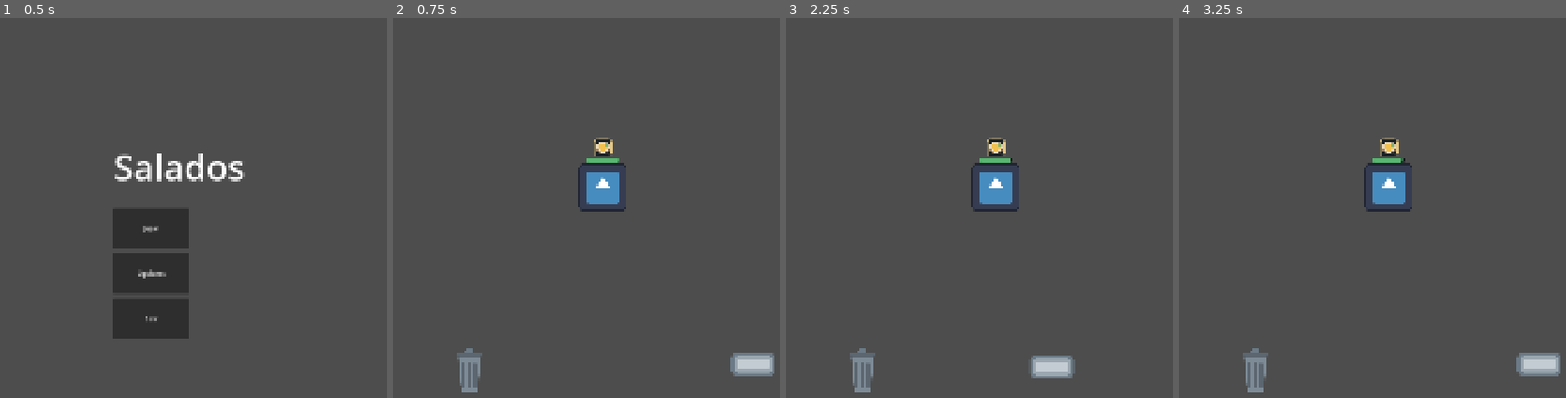
Above: before the commit, frames 1-4 (left to right).
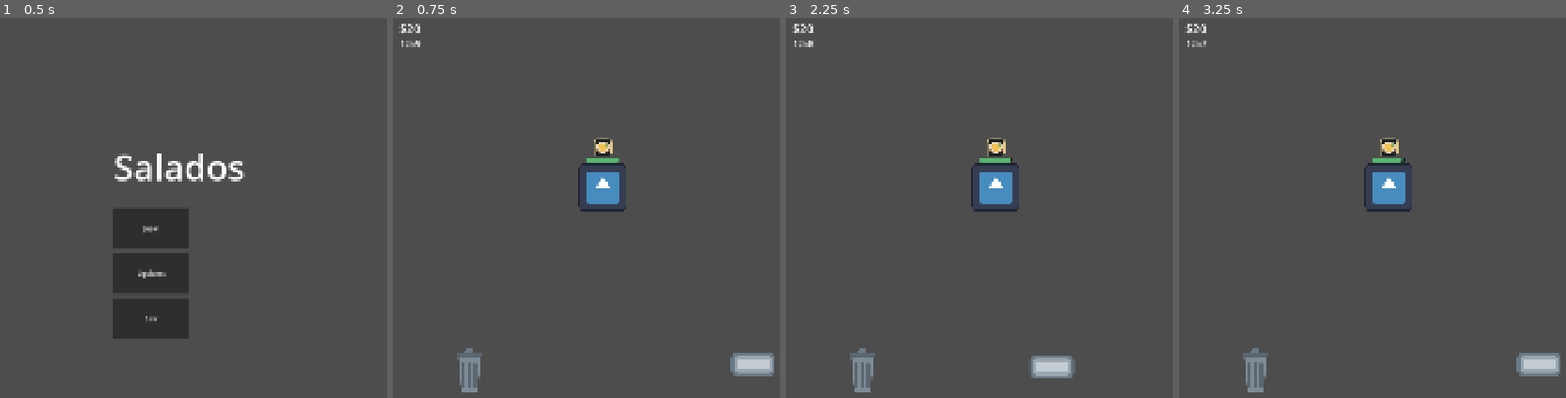
Above: after the commit, the same moments.

Repository: pancrasea/Salados
Game: Godot game, scene res://src/core/main/main.tscn
Two runs of this game, one before a commit and one after it. Both use one fixed random seed, a clock stepped at 60 frames per second and the inputs below. The engine's default icon, where the game draws it, is replaced by a stand-in: a white triangle on a blue panel in a dark square.
Inputs (mouse positions are in pixels of both pictures, inside the frame that each line leads up to):
- Up to frame 1 (0.5 s): no input
- Up to frame 2 (0.75 s): click "Jugar" at 0.5 s
- Up to frame 3 (2.25 s): tap Enter at 1.25 s; drag from (994, 189) to (863, 371) at 1.27 s; tap Space at 2 s; drag from (1145, 363) to (863, 371) at 2.02 s
- Up to frame 4 (3.25 s): move the mouse to (outside the picture) at 2.77 s; click (outside the picture) at 2.92 s

Frame 1 is identical in both runs. In frame 2, 0.2% of the frame differs, in the area x 1-8%, y 1-8%; in frame 3, 0.2%; in frame 4, 0.1%.

Commit message:
feat: Add day timer, money system, and HUD UI

Diff:
--- a/src/core/autoloads/game_manager.gd
+++ b/src/core/autoloads/game_manager.gd
@@ -3,11 +3,96 @@
 # --- Estado del juego ---
 var current_station: Station = null
 
-# Referencia al nodo Main (asignada por main.gd en _ready)
+## Referencia al nodo Main (asignada por main.gd en _ready).
 var main: Control = null
 
 
-# --- Cambio de pantallas ---
+# =========================================================
+# DINERO
+# =========================================================
+
+## Saldo inicial del jugador al empezar cada día.
+const STARTING_MONEY: int = 20
+## Renta de la carreta que se cobra al final del día.
+const RENT_COST: int = 15
+
+## Saldo actual. Escucha money_changed para actualizar UI.
+var money: int = STARTING_MONEY
+
+## Emitida cada vez que el saldo cambia. La UI debe conectarse a esta señal.
+signal money_changed(new_amount: int)
+
+## Suma dinero al saldo (pagos de clientes).
+func add_money(amount: int) -> void:
+	money += amount
+	money_changed.emit(money)
+
+## Resta dinero del saldo. Devuelve true si había fondos suficientes.
+func spend_money(amount: int) -> bool:
+	if money < amount:
+		return false
+	money -= amount
+	money_changed.emit(money)
+	return true
+
+## Reinicia el saldo al valor inicial.
+func reset_money() -> void:
+	money = STARTING_MONEY
+	money_changed.emit(money)
+
+
+# =========================================================
+# DÍA / JORNADA
+# =========================================================
+
+## Emitida cuando el temporizador del día llega a cero.
+signal day_ended()
+## Emitida cada segundo con los segundos restantes del día.
+signal day_tick(seconds_remaining: float)
+
+## Duración del día en segundos (2 minutos por defecto).
+const DAY_DURATION: float = 2.0 * 60.0
+
+var _day_timer: Timer = null
+var _day_elapsed: float = 0.0
+var day_running: bool = false
+
+## Arranca el temporizador del día.
+func start_day() -> void:
+	reset_money()
+	_day_elapsed = 0.0
+	day_running = true
+
+	if _day_timer == null:
+		_day_timer = Timer.new()
+		_day_timer.one_shot = true
+		_day_timer.wait_time = DAY_DURATION
+		_day_timer.timeout.connect(_on_day_timer_timeout)
+		add_child(_day_timer)
+
+	_day_timer.start(DAY_DURATION)
+
+## Para el temporizador
+func stop_day() -> void:
+	day_running = false
+	if is_instance_valid(_day_timer):
+		_day_timer.stop()
+
+func _process(delta: float) -> void:
+	if not day_running:
+		return
+	_day_elapsed += delta
+	var remaining := maxf(DAY_DURATION - _day_elapsed, 0.0)
+	day_tick.emit(remaining)
+
+func _on_day_timer_timeout() -> void:
+	day_running = false
+	day_ended.emit()
+
+
+# =========================================================
+# CAMBIO DE PANTALLAS
+# =========================================================
 
 func go_to_game() -> void:
 	if is_instance_valid(main):
@@ -18,7 +103,9 @@
 		main.return_to_menu()
 
 
-# --- Lógica de las 4 estaciones (antes en Level) ---
+# =========================================================
+# LÓGICA DE LAS 4 ESTACIONES
+# =========================================================
 
 enum Side { FRONT, LEFT, RIGHT, BACK }
 enum Turn { LEFT, RIGHT, BACK }
@@ -36,11 +123,9 @@
 	for s in _stations.values():
 		if is_instance_valid(s):
 			s.hide()
-
 	var target: Station = _stations.get(side, null)
 	if is_instance_valid(target):
 		target.show()
-
 	_current_side = side
 	current_station = target
 
--- a/src/core/main/main.gd
+++ b/src/core/main/main.gd
@@ -2,6 +2,7 @@
 
 @onready var scene_layer: CanvasLayer = $SceneLayer
 @onready var mouse_interaction: CanvasLayer = $MouseInteraction
+@onready var hud: CanvasLayer = $HUD
 
 # Escenas de pantallas
 const MAIN_MENU_SCENE = preload("res://src/ui/MainMenu.tscn")
@@ -15,6 +16,7 @@
 func _ready() -> void:
 	GameManager.main = self
 	mouse_interaction.hide()
+	hud.hide()
 	change_screen(MAIN_MENU_SCENE)
 
 
@@ -49,10 +51,23 @@
 		stations[side] = node
 
 	GameManager.setup_stations(stations)
+	GameManager.start_day()
+	GameManager.day_ended.connect(_on_day_ended, CONNECT_ONE_SHOT)
 	mouse_interaction.show()
+	hud.show()
 
 
 # Llamado al volver al menú (oculta la UI de navegación)
 func return_to_menu() -> void:
+	GameManager.stop_day()
 	mouse_interaction.hide()
+	hud.hide()
 	change_screen(MAIN_MENU_SCENE)
+
+
+# Lógica al terminar el día
+func _on_day_ended() -> void:
+	mouse_interaction.hide()
+	hud.hide()
+	# TODO: change_screen(END_OF_DAY_SCENE) cuando exista esa pantalla
+	change_screen(MAIN_MENU_SCENE)
--- a/src/core/main/main.tscn
+++ b/src/core/main/main.tscn
@@ -2,6 +2,7 @@
 
 [ext_resource type="Script" uid="uid://iieop4be0tji" path="res://src/core/main/main.gd" id="1_6t2ow"]
 [ext_resource type="PackedScene" uid="uid://dl02jj5ury3y8" path="res://src/ui/mouse_interaction.tscn" id="2_mouse"]
+[ext_resource type="PackedScene" path="res://src/ui/hud.tscn" id="3_hud"]
 
 [node name="Main" type="Control" unique_id=64781277]
 layout_mode = 3
@@ -16,3 +17,5 @@
 [node name="SceneLayer" type="CanvasLayer" parent="." unique_id=1579182508]
 
 [node name="MouseInteraction" parent="." unique_id=-2060399406 instance=ExtResource("2_mouse")]
+
+[node name="HUD" parent="." unique_id=-949288395 instance=ExtResource("3_hud")]
--- a/src/entities/customer/customer_spawner.gd
+++ b/src/entities/customer/customer_spawner.gd
@@ -60,6 +60,7 @@
 	active_customers.append(customer)
 	customer.finished.connect(_on_customer_finished)
 	customer.tree_exited.connect(_on_customer_tree_exited.bind(customer))
+	customer.served.connect(_on_customer_served)
 	customer_spawned.emit(customer)
 	return customer
 
@@ -69,6 +70,16 @@
 	active_customers.erase(customer)
 	_arrange_customers()
 	customer.queue_free()
+
+
+## Paga al jugador cuando un cliente queda satisfecho.
+## Usa CustomerData.reward como base y aplica tip_percent si aplica.
+func _on_customer_served(customer: CustomerBase) -> void:
+	if customer.customer_data == null:
+		return
+	var base: int = customer.customer_data.reward
+	var tip: int = int(base * customer.customer_data.tip_percent / 100.0)
+	GameManager.add_money(base + tip)
 
 
 ## Keeps the active list and row positions correct if a customer is freed externally.
--- /dev/null
+++ b/src/ui/hud.gd
@@ -0,0 +1,24 @@
+extends CanvasLayer
+
+## HUD de juego: muestra el dinero actual y el tiempo restante del día.
+## Se instancia en main.tscn como hijo permanente y se muestra/oculta
+## junto con la sesión de juego.
+
+@onready var money_label: Label = $MoneyLabel
+@onready var timer_label: Label = $TimerLabel
+
+
+func _ready() -> void:
+	GameManager.money_changed.connect(_on_money_changed)
+	GameManager.day_tick.connect(_on_day_tick)
+	_on_money_changed(GameManager.money)
+
+
+func _on_money_changed(new_amount: int) -> void:
+	money_label.text = "$%d" % new_amount
+
+
+func _on_day_tick(seconds_remaining: float) -> void:
+	var mins: int = int(seconds_remaining) / 60
+	var secs: int = int(seconds_remaining) % 60
+	timer_label.text = "%d:%02d" % [mins, secs]
--- /dev/null
+++ b/src/ui/hud.tscn
@@ -0,0 +1,25 @@
+[gd_scene format=3 uid="uid://hud_salados01"]
+
+[ext_resource type="Script" path="res://src/ui/hud.gd" id="1_hudsc"]
+
+[node name="HUD" type="CanvasLayer"]
+layer = 10
+script = ExtResource("1_hudsc")
+
+[node name="MoneyLabel" type="Label" parent="."]
+layout_mode = 0
+offset_left = 20.0
+offset_top = 20.0
+offset_right = 200.0
+offset_bottom = 60.0
+theme_override_font_sizes/font_size = 32
+text = "$20"
+
+[node name="TimerLabel" type="Label" parent="."]
+layout_mode = 0
+offset_left = 20.0
+offset_top = 62.0
+offset_right = 200.0
+offset_bottom = 102.0
+theme_override_font_sizes/font_size = 28
+text = "5:00"
Not shown, added: src/ui/hud.gd.uid
